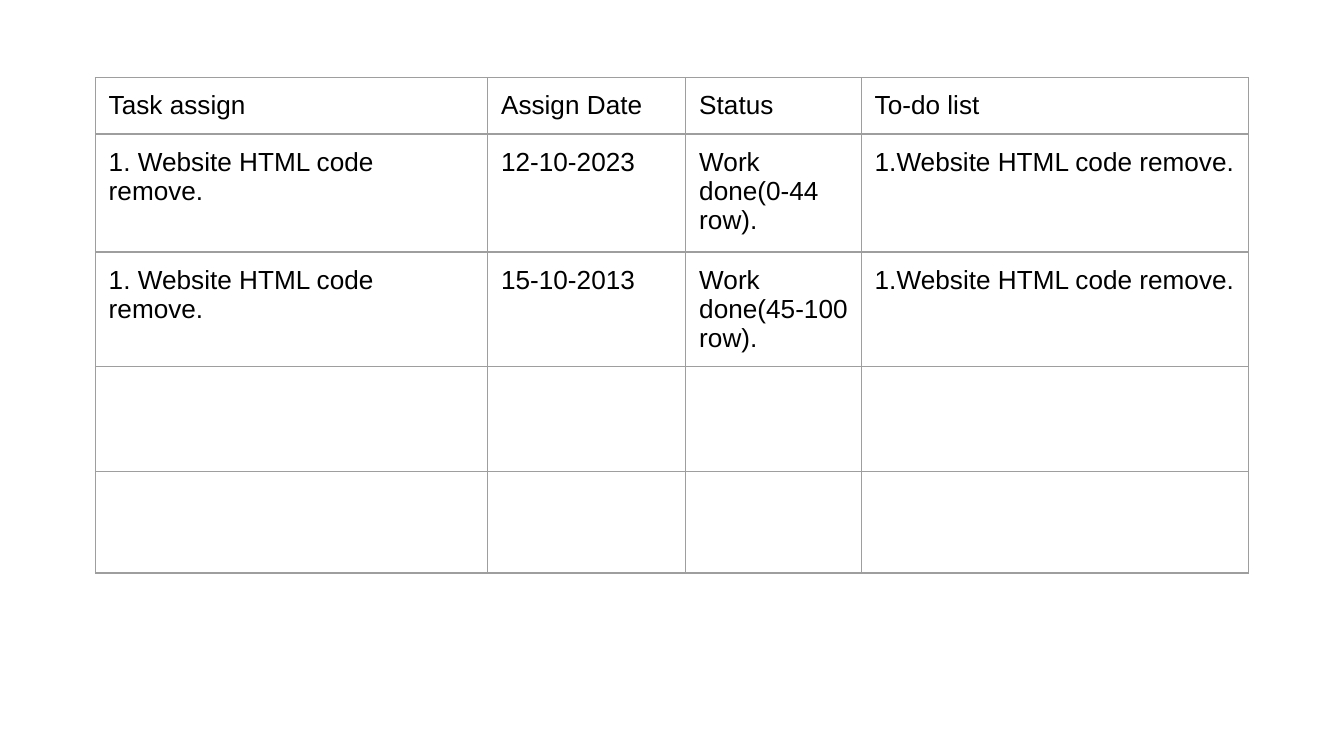
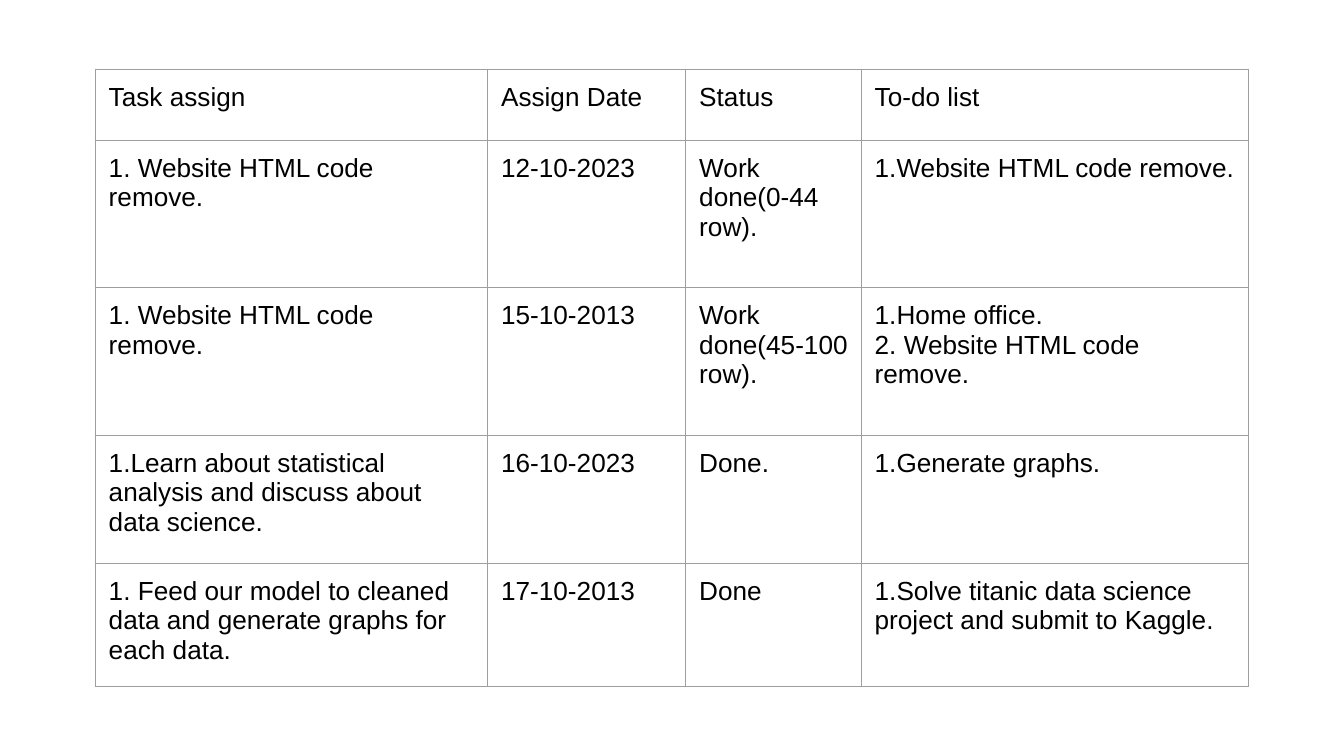
Before and after one commit to Mamunjsr24/Progress_report, a slide deck: slide 3 of Office_progress_report.pptx. Drawn at 1344x756 pixels with LibreOffice and Linux fonts; fonts in the diff are those of the drawing. Boxes give left, top, right and bottom in pixels: in the first picture for what was removed or moved away, otherwise in the second. Text is boxed around its words. In the diff, an @@ line names an element or a change of style, - is before the commit and + after.

```diff
--- a/Office_progress_report.pptx
+++ b/Office_progress_report.pptx
@@ table at bbox=[95, 69, 1249, 687] @@
-row 3, column 4: 1.Website HTML code remove.
+row 3, column 4: 1.Home office. / 2. Website HTML code remove.
-row 4:  |  |  | 
+row 4: 1.Learn about statistical analysis and discuss about data science. | 16-10-2023 | Done. | 1.Generate graphs.
-row 5:  |  |  | 
+row 5: 1. Feed our model to cleaned data and generate graphs for each data. | 17-10-2013 | Done | 1.Solve titanic data science project and submit to Kaggle.
@@ table: place and size @@
-table at bbox=[95, 78, 1249, 585]
+table at bbox=[95, 69, 1249, 687]
```
Also in this commit, not shown: 1 other slide changed, 2 slides added.
